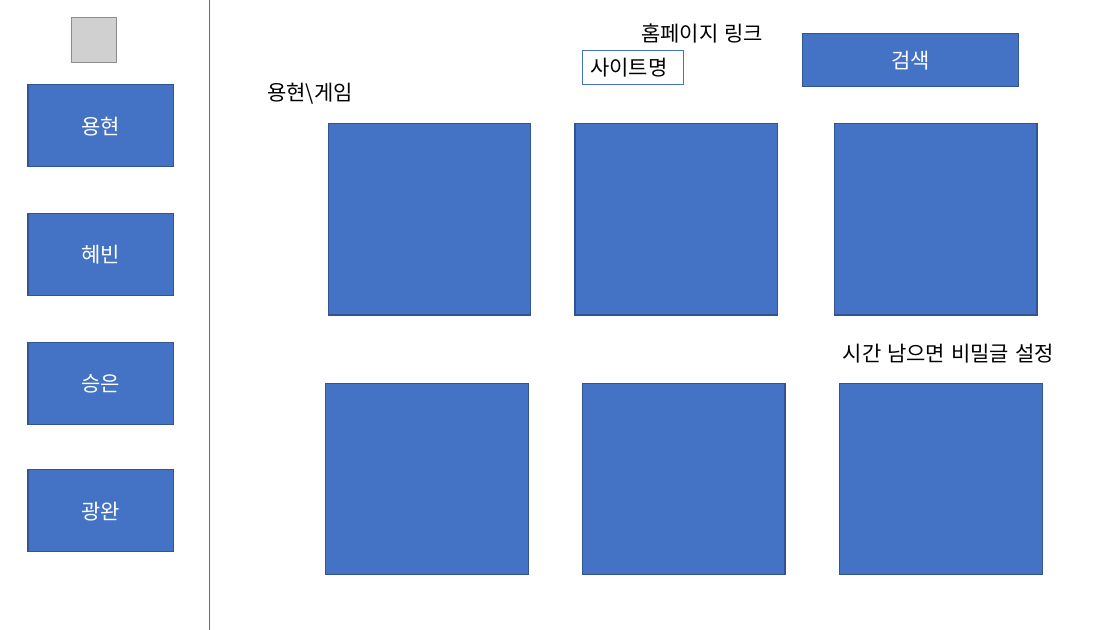
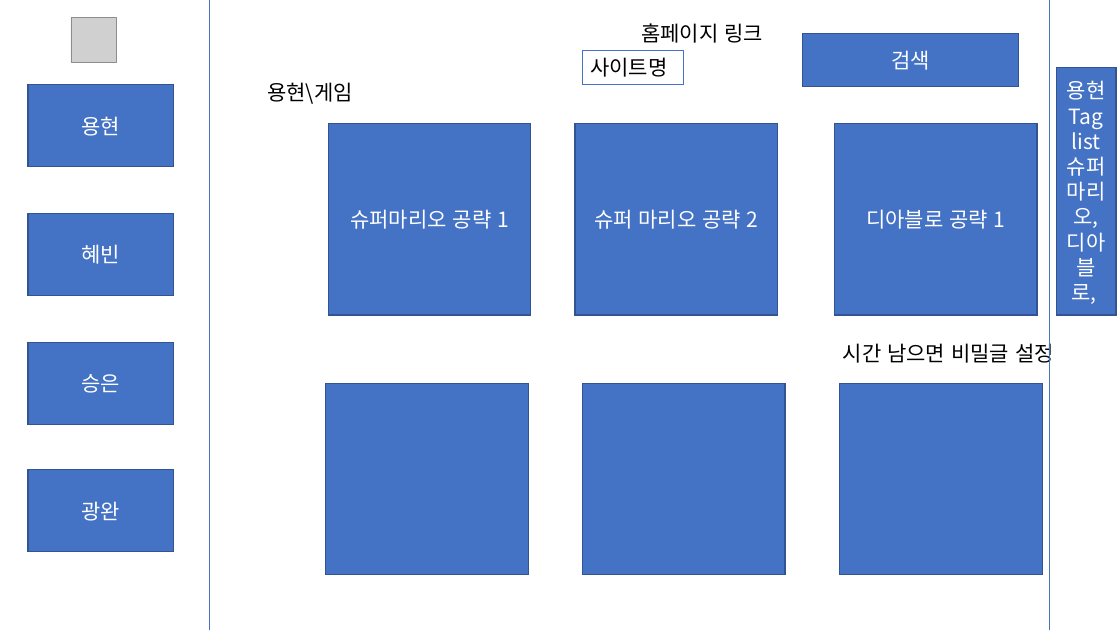
Before and after one commit to Kwang-wan/Project_WebPage, a slide deck: slide 3 of 기획 자료/화면 구성.pptx. Drawn at 1120x630 pixels with LibreOffice and Linux fonts; fonts in the diff are those of the drawing; grey boxes stand for pictures. Boxes give left, top, right and bottom in pixels: in the first picture for what was removed or moved away, otherwise in the second. Text is boxed around its words. In the diff, an @@ line names an element or a change of style, - is before the commit and + after.

```diff
--- a/기획 자료/화면 구성.pptx
+++ b/기획 자료/화면 구성.pptx
@@ line added from (1050, 0) to (1050, 630), #4472C4 0.5 pt @@
@@ rectangle added at <box>1057,67,1117,315</box>, fill #4472C4, outline #325491 1 pt, 18 pt, text #FFFFFF @@
+용현Tag list
+슈퍼마리오, 디아블로,
@@ text in rectangle at <box>350,209,509,229</box>: text added @@
+슈퍼마리오 공략 1
@@ text in rectangle at <box>594,209,759,229</box>: text added @@
+슈퍼 마리오 공략 2
@@ text in rectangle at <box>866,209,1006,229</box>: text added @@
+디아블로 공략 1
```
Also in this commit, not shown: 4 other slides changed, 2 slides added, 3 other files.
